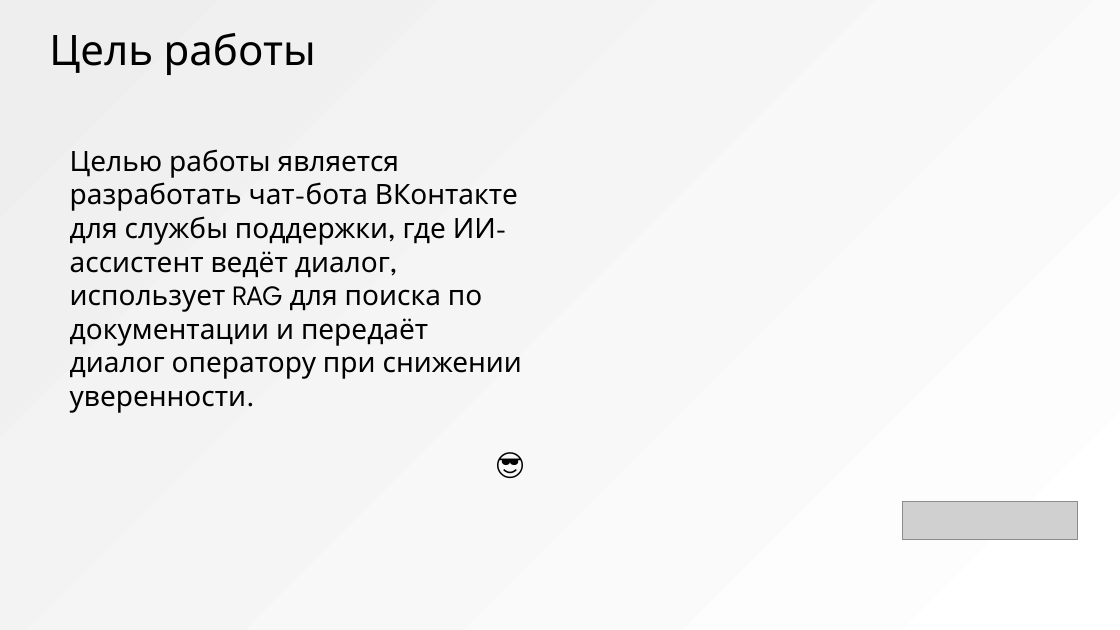
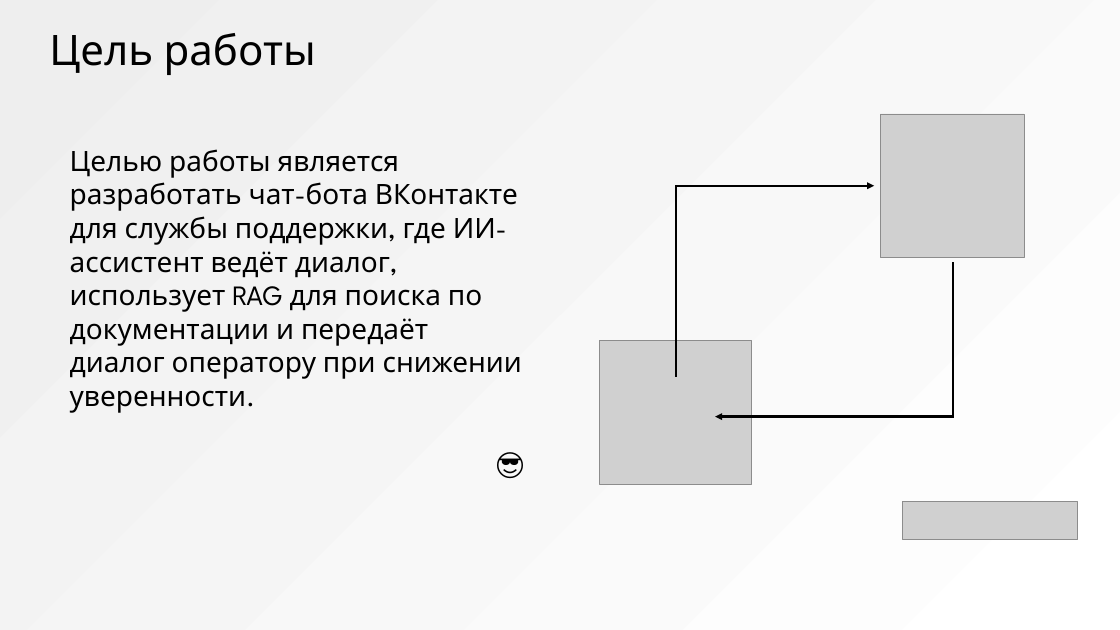
Before and after one commit to Kent4r/VKR, a slide deck: slide 2 of преза.pptx. Drawn at 1120x630 pixels with LibreOffice and Linux fonts; fonts in the diff are those of the drawing; grey boxes stand for pictures; background and template pictures are left out. Boxes give left, top, right and bottom in pixels: in the first picture for what was removed or moved away, otherwise in the second. Text is boxed around its words. In the diff, an @@ line names an element or a change of style, - is before the commit and + after.

```diff
--- a/преза.pptx
+++ b/преза.pptx
@@ picture added at (880,114,1024,258) @@
@@ elbow arrow added from (675, 376) to (874, 186), #000000 3 pt @@
@@ elbow arrow added from (952, 263) to (715, 417), #000000 3 pt @@
@@ picture added at (600,340,752,484) @@
```
Also in this commit, not shown: 1 other slide changed, 1 other file.
